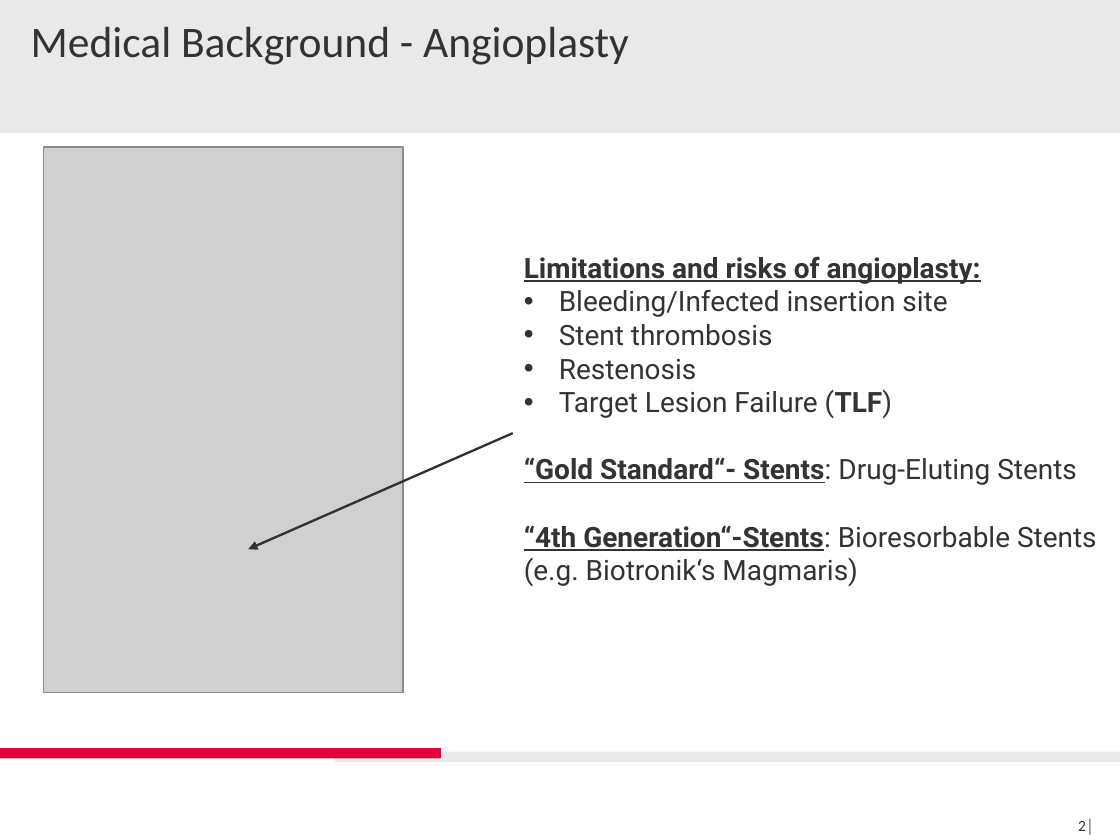
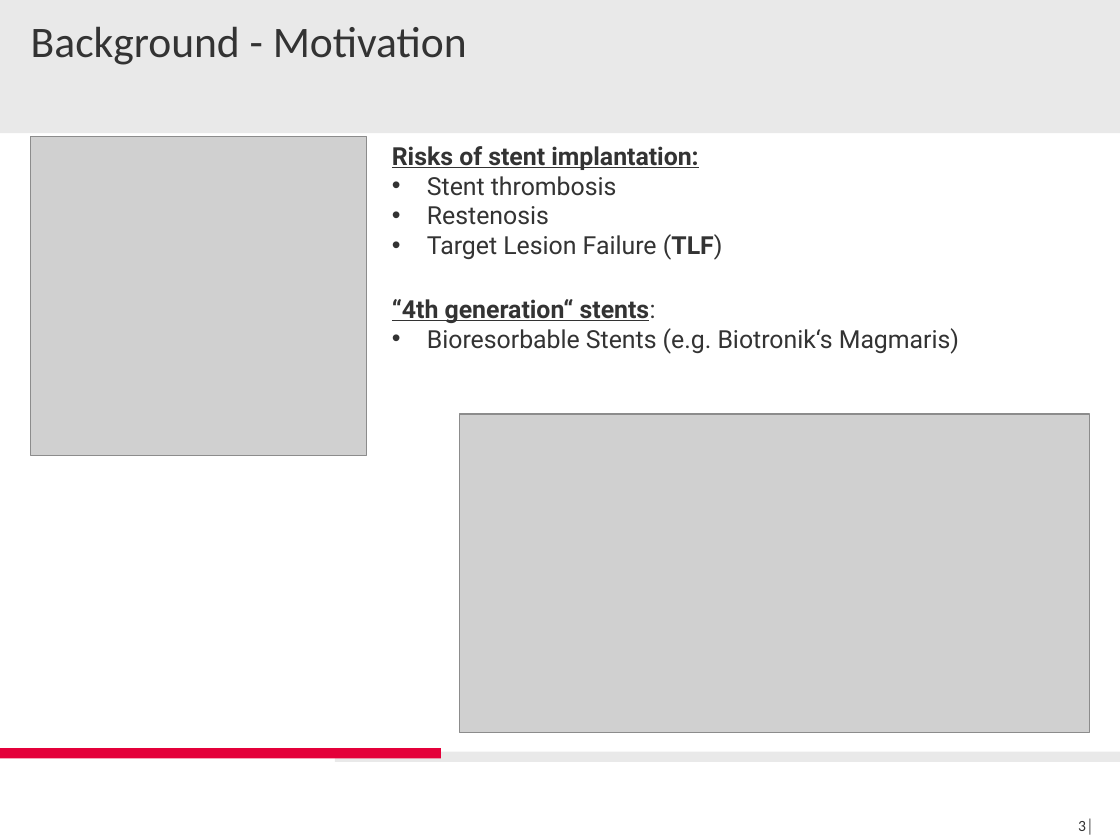
Before and after one commit to IceQueen1996/Masterarbeit, a slide deck: slide 3 of presentations/GroupDay_Introduction_Elly.pptx (slide 2 before the commit). Drawn at 1120x840 pixels with LibreOffice and Linux fonts; fonts in the diff are those of the drawing; grey boxes stand for pictures; background and template pictures are left out. Boxes give left, top, right and bottom in pixels: in the first picture for what was removed or moved away, otherwise in the second. Text is boxed around its words. In the diff, an @@ line names an element or a change of style, - is before the commit and + after.

```diff
--- a/presentations/GroupDay_Introduction_Elly.pptx
+++ b/presentations/GroupDay_Introduction_Elly.pptx
@@ title at bbox=[31, 26, 467, 65]: text changed @@
-Medical Background - Angioplasty
+Background - Motivation
@@ picture: place and size @@
-picture at bbox=[44, 147, 403, 692]
+picture at bbox=[30, 137, 366, 456]
@@ text "Risks of stent implantation:": place and size @@
-text "Risks of stent implantation:" at bbox=[524, 256, 1097, 586]
+text "Risks of stent implantation:" at bbox=[392, 146, 959, 354]
@@ text at bbox=[392, 146, 698, 170]: text changed; size 18 to 16 pt @@
-Limitations and risks of angioplasty:
-• Bleeding/Infected insertion site
+Risks of stent implantation:
@@ text at bbox=[427, 176, 723, 260]: size 18 to 16 pt in "Stent thrombosis", "Restenosis", "Target Lesion Failure (TLF)" @@
@@ text at bbox=[392, 299, 959, 354]: text changed; size 18 to 16 pt @@
-“Gold Standard“- Stents: Drug-Eluting Stents
-“4th Generation“-Stents: Bioresorbable Stents (e.g. Biotronik‘s Magmaris)
+“4th generation“ stents:
+• Bioresorbable Stents (e.g. Biotronik‘s Magmaris)
@@ picture added at bbox=[459, 414, 1089, 734] @@
@@ arrow removed from (513, 433) to (249, 549) @@
@@ page number at bbox=[1078, 818, 1094, 835]: text changed @@
-2│
+3│
```
Also in this commit, not shown: 4 other slides changed, 2 slides added, 1 slide removed, 22 other files.
